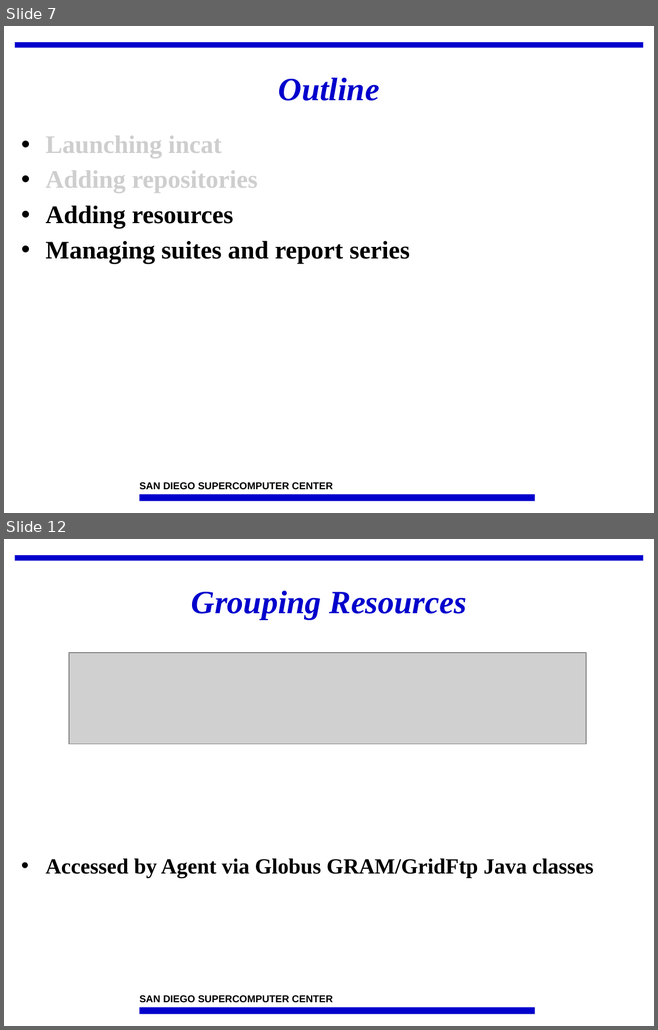
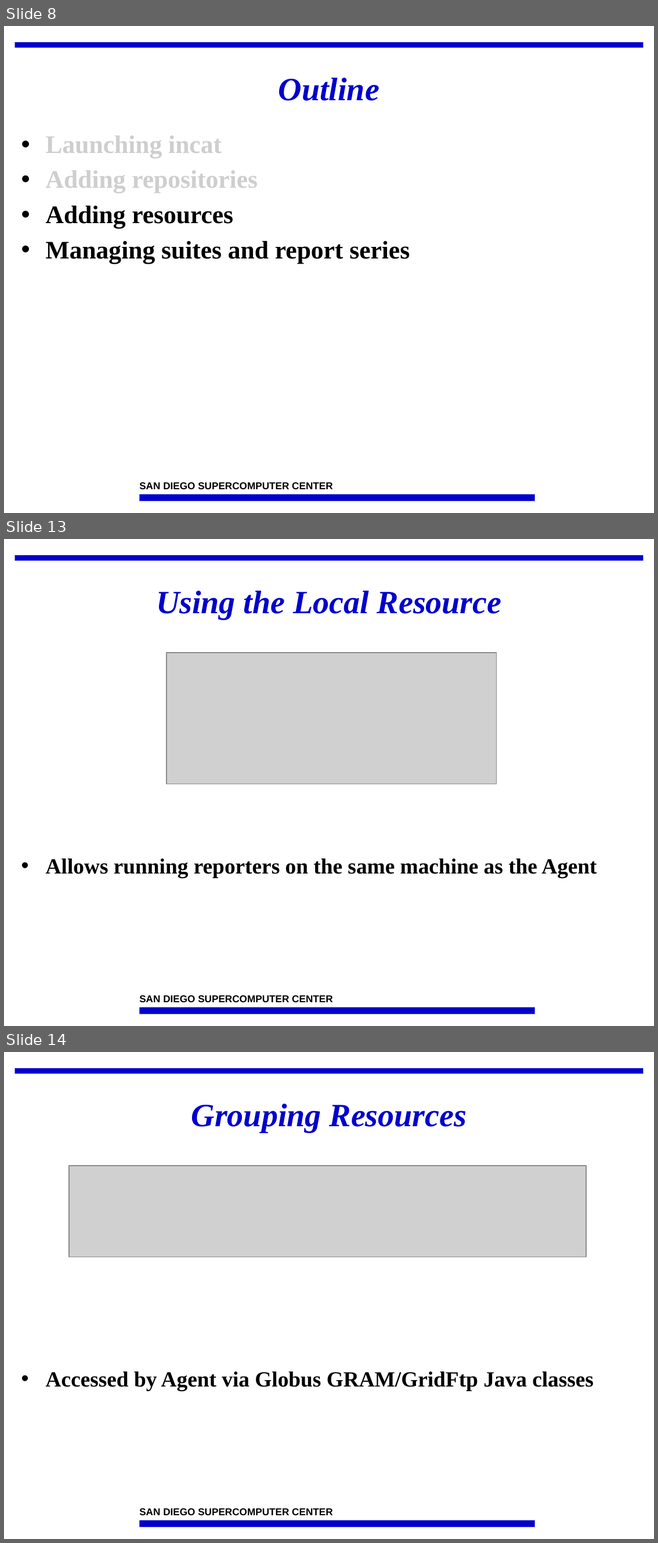
Before and after one commit to IncaProject/inca-xsede, a slide deck: talks/feb-06-workshop/incat.ppt. Shown one above the other, each under a label of ours: slides 7 and 12 before the commit, slides 8, 13 and 14 after it; the slides between them are not shown. The pictures are 658x1030 and 658x1543 pixels, drawn with LibreOffice and Linux fonts; fonts in the diff are those of the drawing; grey boxes stand for pictures; background and template pictures are left out. Boxes give left, top, right and bottom in pixels: in the first picture for what was removed or moved away, otherwise in the second. Text is boxed around its words. In the diff, an @@ line names an element or a change of style, - is before the commit and + after.

```diff
--- a/talks/feb-06-workshop/incat.ppt
+++ b/talks/feb-06-workshop/incat.ppt
@@ slide 13 added at <box>4,539,654,1026</box>, background #FFFFFF; not listed: 3 template elements that a slide beside it also shows @@
@@ title added at <box>156,591,501,620</box>, 36 pt, text #0000CC, bold, italic @@
+Using the Local Resource
@@ picture added at <box>166,653,496,784</box> @@
@@ text added at <box>46,859,596,878</box>, 24 pt, text #000000, bold @@
+• Allows running reporters on the same machine as the Agent
@@ what was slide 7 is now slide 8 @@
@@ what was slide 12 is now slide 14 @@
```
Also in this commit, not shown: 7 slides changed, 1 other slide added.
